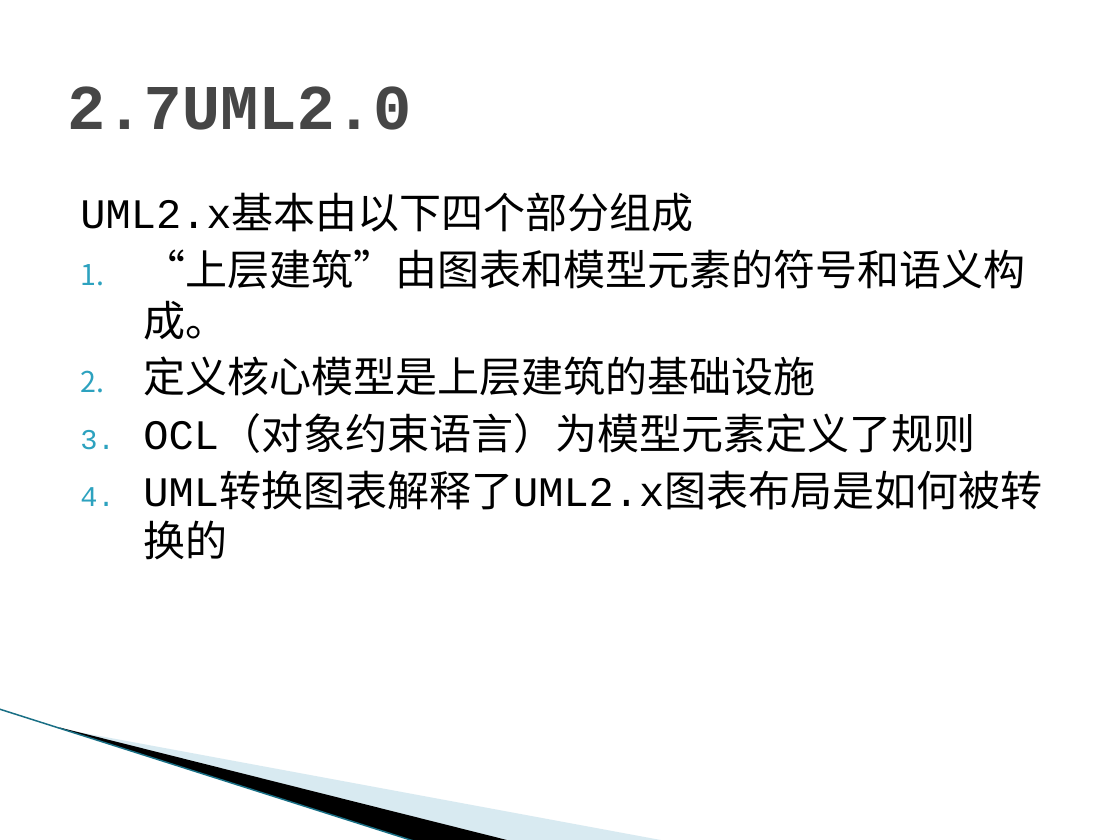
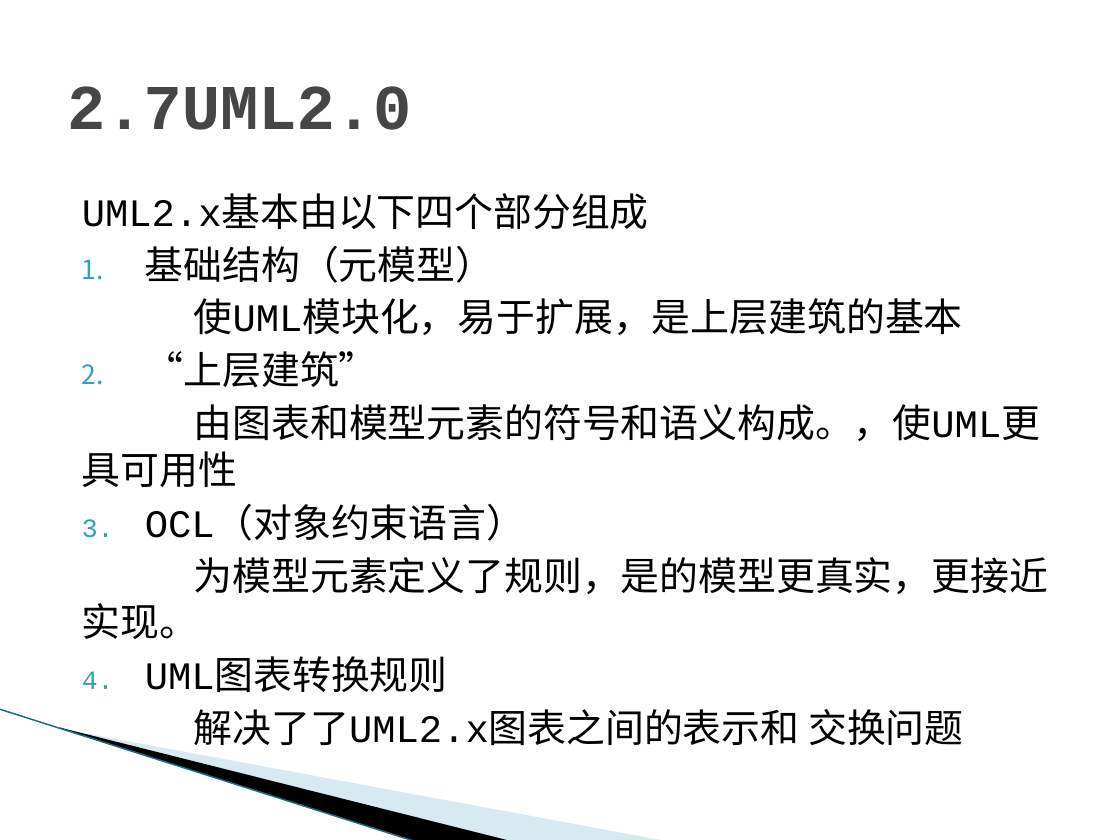
Before and after one commit to tzy502/G16, a slide deck: slide 22 of UML/UML概述-G16.pptx. Drawn at 1120x840 pixels with LibreOffice and Linux fonts; fonts in the diff are those of the drawing; background and template pictures are left out. Boxes give left, top, right and bottom in pixels: in the first picture for what was removed or moved away, otherwise in the second. Text is boxed around its words. In the diff, an @@ line names an element or a change of style, - is before the commit and + after.

```diff
--- a/UML/UML概述-G16.pptx
+++ b/UML/UML概述-G16.pptx
@@ text at [82, 198, 649, 229]: size 27 to 25 pt in "UML2.x基本由以下四个部分组成"; indent changed @@
@@ text at [82, 246, 1048, 745]: text changed; size 27 to 25 pt @@
-1. “上层建筑”由图表和模型元素的符号和语义构成。
-2. 定义核心模型是上层建筑的基础设施
-3. OCL（对象约束语言）为模型元素定义了规则
-4. UML转换图表解释了UML2.x图表布局是如何被转换的
+1. 基础结构（元模型）
+使UML模块化，易于扩展，是上层建筑的基本
+2. “上层建筑”
+由图表和模型元素的符号和语义构成。，使UML更具可用性
+3. OCL（对象约束语言）
+为模型元素定义了规则，是的模型更真实，更接近实现。
+4. UML图表转换规则
+解决了了UML2.x图表之间的表示和 交换问题
```
Also in this commit, not shown: 5 other slides changed, 2 other files.
